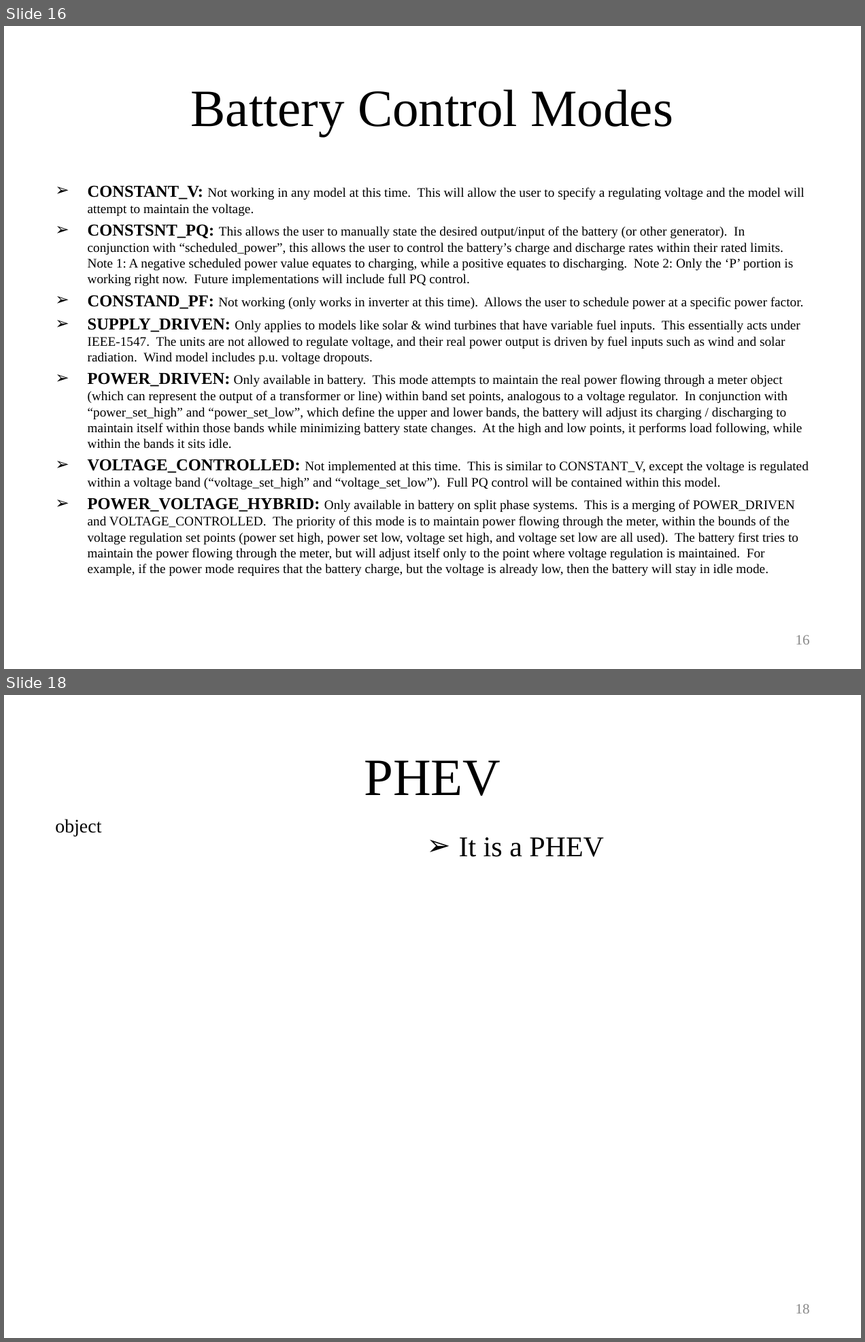
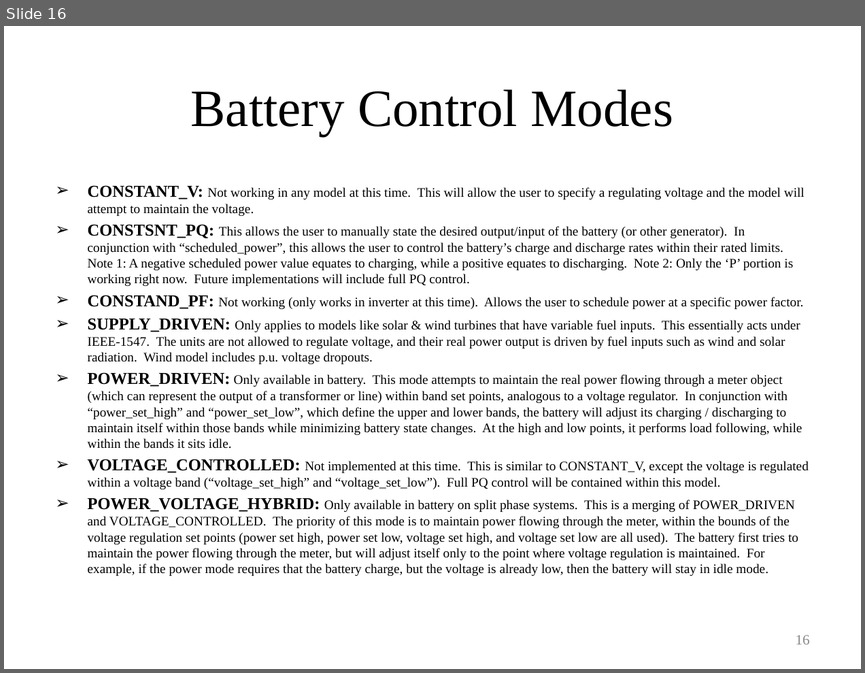
Before and after one commit to gridlab-d/course, a slide deck: Distribution_Analysis_Course/4.0 - Energy_Storage_and_PHEVs.ppt. Shown one above the other, each under a label of ours: slides 16 and 18 before the commit, slide 16 after it; the slides between them are not shown. The pictures are 865x1342 and 865x673 pixels, drawn with LibreOffice and Linux fonts; fonts in the diff are those of the drawing. Boxes give left, top, right and bottom in pixels: in the first picture for what was removed or moved away, otherwise in the second. Text is boxed around its words. In the diff, an @@ line names an element or a change of style, - is before the commit and + after.

```diff
--- a/Distribution_Analysis_Course/4.0 - Energy_Storage_and_PHEVs.ppt
+++ b/Distribution_Analysis_Course/4.0 - Energy_Storage_and_PHEVs.ppt
@@ slide 18 removed at <box>4,695,861,1338</box>, background #FFFFFF @@
@@ title removed at <box>364,760,500,796</box> @@
-PHEV
@@ text removed at <box>55,819,101,836</box> @@
-object
@@ text removed at <box>459,837,604,857</box> @@
-➢ It is a PHEV
@@ page number removed at <box>796,1304,810,1313</box> @@
-18
```
Also in this commit, not shown: 1 slide changed, 4 slides added, 2 other slides removed.
